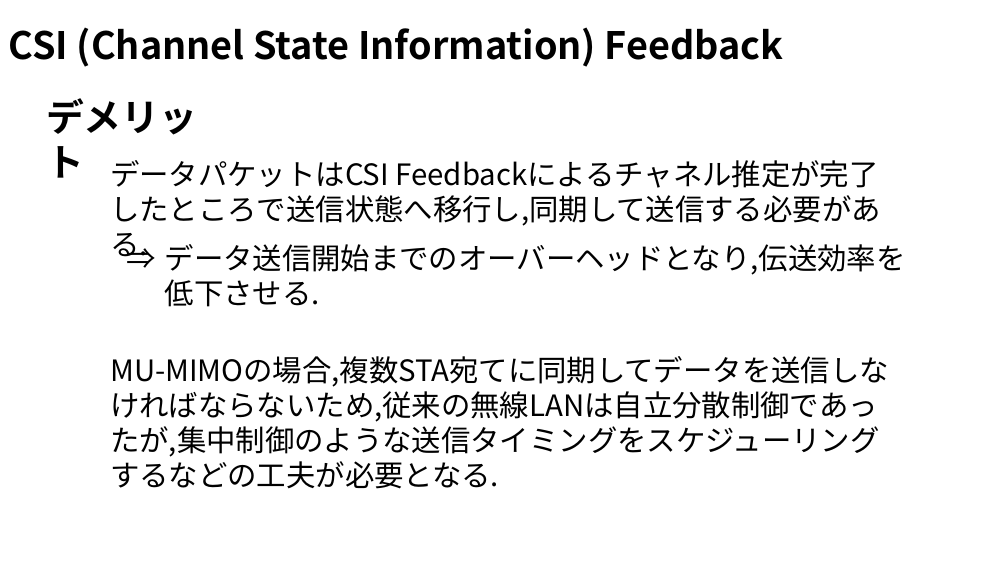
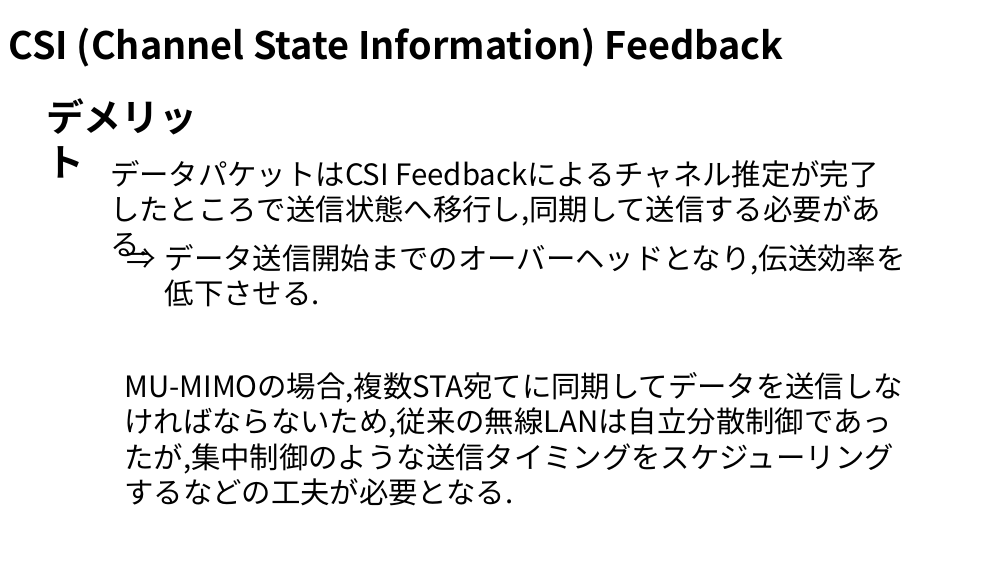
Before and after one commit to ryoww/seminar, a slide deck: slide 8 of MIMO/MU-MIMO.pptx. Drawn at 1008x567 pixels with LibreOffice and Linux fonts; fonts in the diff are those of the drawing. Boxes give left, top, right and bottom in pixels: in the first picture for what was removed or moved away, otherwise in the second. Text is boxed around its words. In the diff, an @@ line names an element or a change of style, - is before the commit and + after.

```diff
--- a/MIMO/MU-MIMO.pptx
+++ b/MIMO/MU-MIMO.pptx
@@ text "MU-MIMOの場合,複数STA宛てに同期してデータを送信しなければならないため,従来の無線LANは自立分散制御であった ...": place and size @@
-text "MU-MIMOの場合,複数STA宛てに同期してデータを送信しなければならないため,従来の無線LANは自立分散制御であった ..." at [110,356,889,489]
+text "MU-MIMOの場合,複数STA宛てに同期してデータを送信しなければならないため,従来の無線LANは自立分散制御であった ..." at [124,372,903,506]
```
Also in this commit, not shown: 3 other slides changed, 1 slide added, 2 other files.
